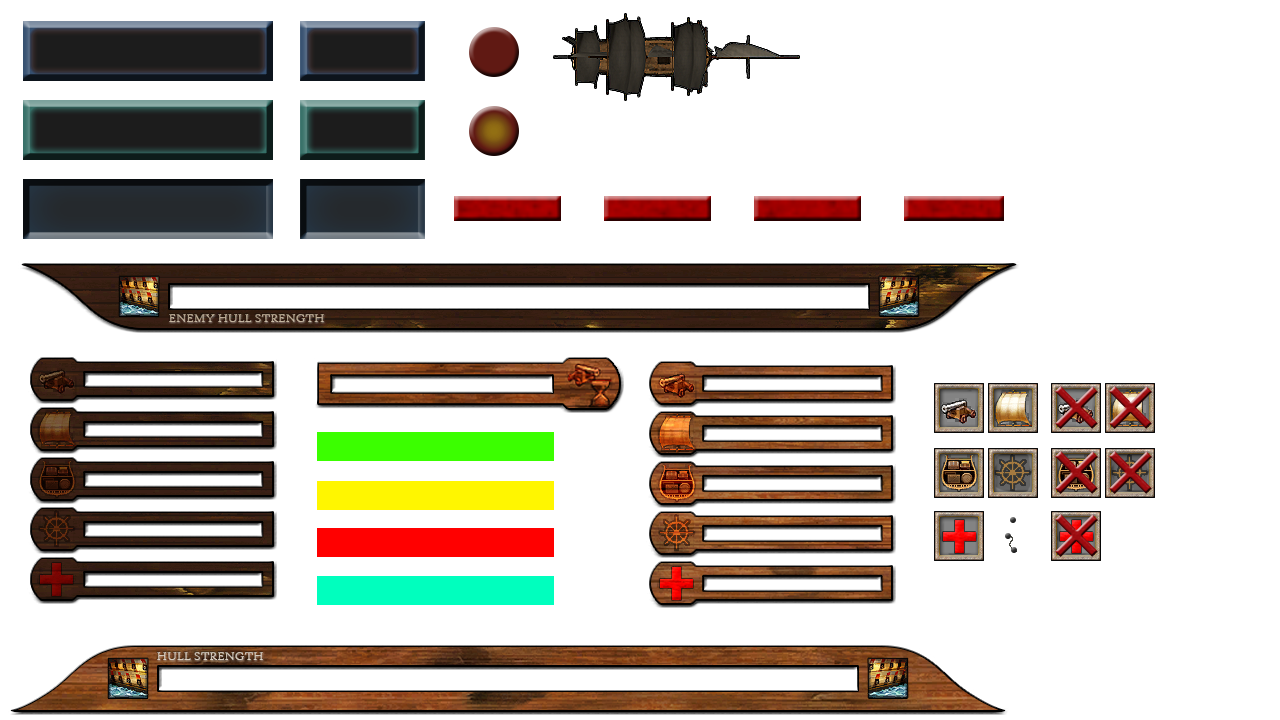
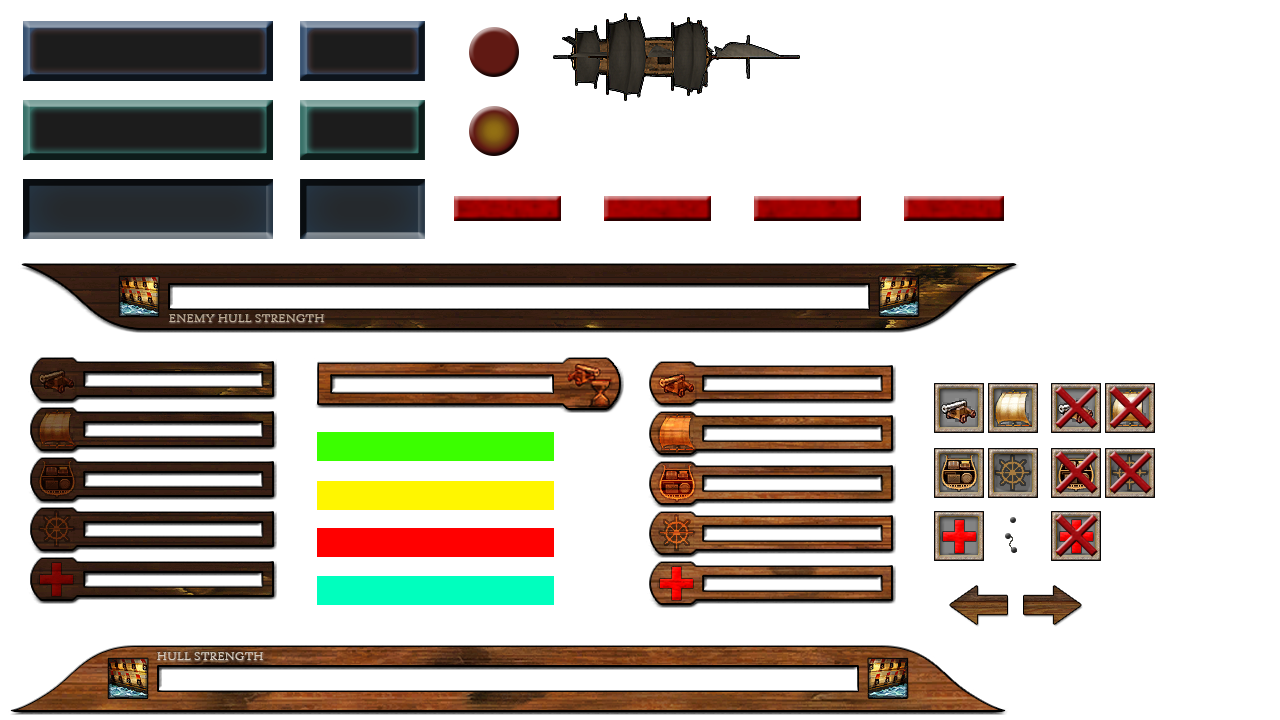
The second 1280×720 image is a revision of the first. Changes to its layers:
added layer "Layer 4" above "chainshot" over [950, 586, 1081, 624]
